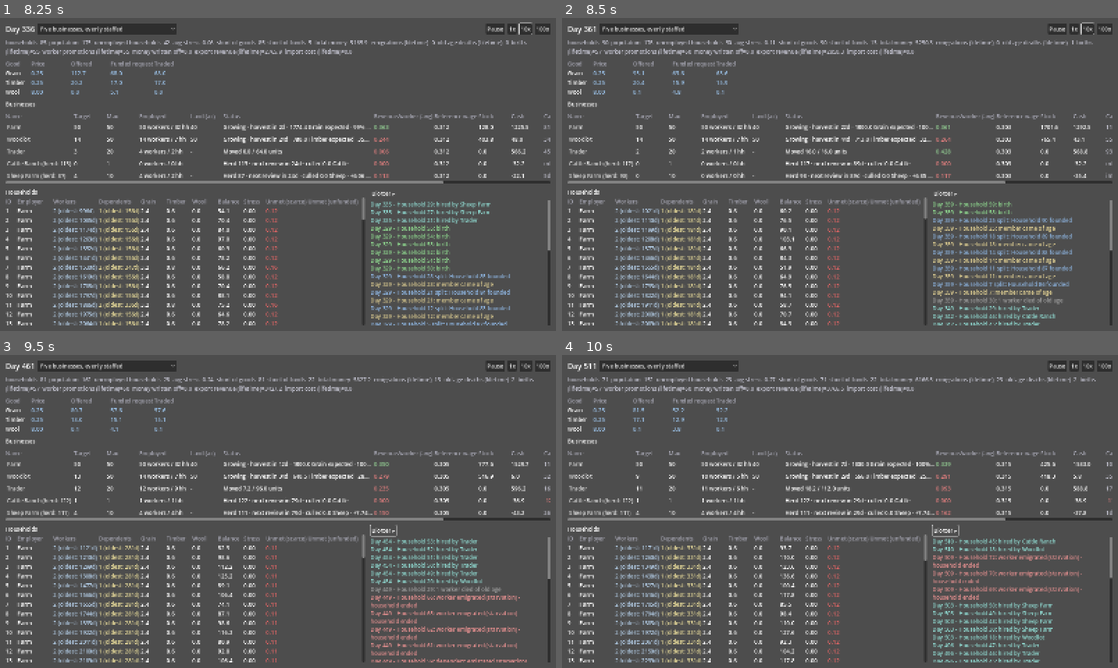
Above: before the commit, frames 1-4 (two rows, left to right).
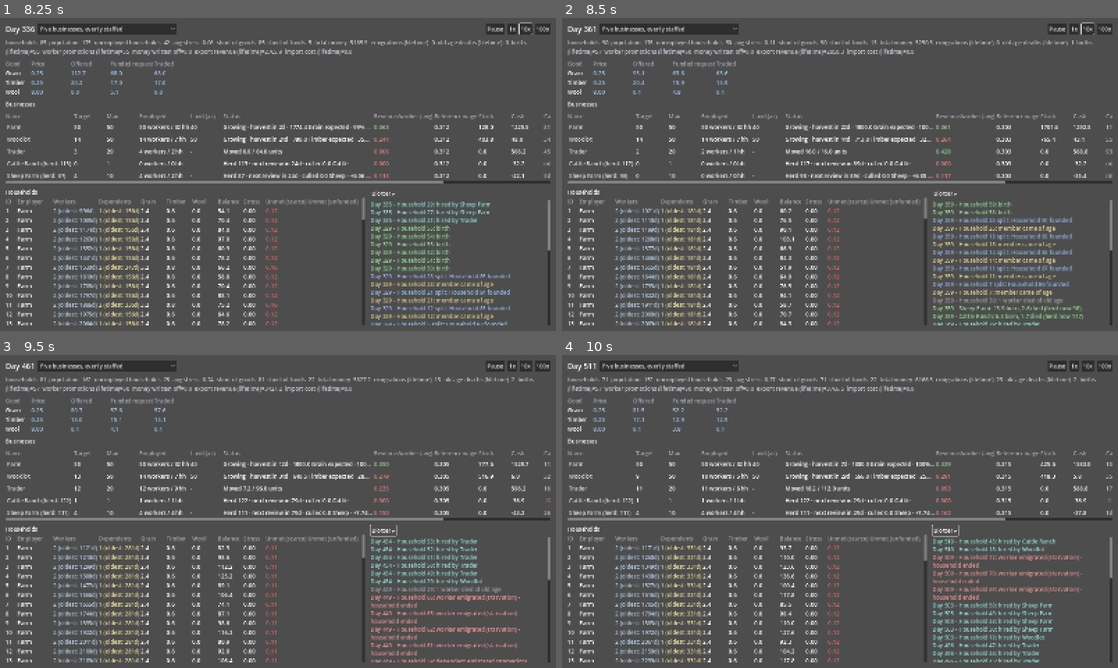
Above: after the commit, the same moments.

Repository: forsman5/sitka
Game: Godot game, scene res://scenes/ui/main_menu.tscn
Two runs of this game, one before a commit and one after it. Both use one fixed random seed, a clock stepped at 60 frames per second and the inputs below.
Inputs (mouse positions are in pixels of both pictures, inside the frame that each line leads up to):
- Up to frame 1 (8.25 s): click "Household Economy Simulation" at 0.5 s; click "Five businesses, evenly staff…" at 1.25 s; click "1x" at 2 s; tap Enter at 2.75 s; move the mouse to (400, 158) at 2.77 s; hold Right (ui_right) 2.78-3.5 s; hold Q 2.78-3.5 s; click (400, 158) at 2.92 s; click "10x" at 3.5 s; drag from (166, 190) to (250, 237) at 4.27 s; click "100x" at 5 s; move the mouse to (333, 105) at 5.77 s; hold Right (ui_right) 5.78-6.5 s; hold Alt 5.78-6.5 s; drag from (250, 237) to (111, 127) at 6.52 s; move the mouse to (444, 221) at 7.27 s; hold Left (ui_left) 7.28-8 s; hold Shift 7.28-8 s; drag from (111, 127) to (194, 96) at 8.02 s
- Up to frame 2 (8.5 s): no input
- Up to frame 3 (9.5 s): move the mouse to (305, 511) at 8.77 s; hold Down (ui_down) from 8.78 s (still down); hold E from 8.78 s (still down); click (305, 511) at 8.92 s
- Up to frame 4 (10 s): release Down (ui_down) at 9.5 s; release E at 9.5 s; drag from (756, 433) to (728, 527) at 9.52 s

Frame 1 is identical in both runs. In frame 2, 0.5% of the frame differs, in the area x 66-94%, y 92-99%; in frame 3, less than 0.1%; in frame 4, nothing differs.

Commit message:
Add per-ranch herd event list (births, culls, hardship sales) to the detail view
Co-Authored-By: Claude Sonnet 5.5 <noreply@anthropic.com>

Diff:
--- a/scripts/sim/household_economy/he_dashboard.gd
+++ b/scripts/sim/household_economy/he_dashboard.gd
@@ -58,6 +58,8 @@
 var _business_detail_title: Label
 var _business_detail_sparkline: HESparkline
 var _business_detail_grid: GridContainer
+var _business_detail_herd_events_section: VBoxContainer
+var _business_detail_herd_events_display: RichTextLabel
 var _business_detail_transaction_section: VBoxContainer
 var _business_detail_transaction_grid: GridContainer
 var _business_detail_transaction_empty: Label
@@ -304,6 +306,20 @@
 	_business_detail_transaction_grid = GridContainer.new()
 	_business_detail_transaction_grid.columns = 5
 	_business_detail_transaction_section.add_child(_business_detail_transaction_grid)
+
+	# Built once, shown for whichever herd business is selected (Cattle Ranch
+	# and Sheep Farm both) -- lines come from _format_event, same as the blotter.
+	_business_detail_herd_events_section = VBoxContainer.new()
+	detail_content.add_child(_business_detail_herd_events_section)
+	var herd_events_title := Label.new()
+	herd_events_title.text = "Herd events (births, culls, hardship sales)"
+	herd_events_title.add_theme_font_size_override("font_size", 14)
+	_business_detail_herd_events_section.add_child(herd_events_title)
+	_business_detail_herd_events_display = RichTextLabel.new()
+	_business_detail_herd_events_display.bbcode_enabled = true
+	_business_detail_herd_events_display.fit_content = true
+	_business_detail_herd_events_display.scroll_active = false
+	_business_detail_herd_events_section.add_child(_business_detail_herd_events_display)
 
 	var employees_label := Label.new()
 	employees_label.text = "Employees"
@@ -452,6 +468,17 @@
 	for i in fields.size():
 		var f: Dictionary = fields[i]
 		_add_detail_row("Field %d" % (i + 1), "%.0f ac, day %d/%d" % [f["area"], f["days_growing"], f["growth_days"]])
+
+	_business_detail_herd_events_section.visible = report.has("herd_events")
+	if _business_detail_herd_events_section.visible:
+		var herd_events: Array = report["herd_events"]
+		if herd_events.is_empty():
+			_business_detail_herd_events_display.text = "[i]No herd events yet.[/i]"
+		else:
+			var herd_lines: Array[String] = []
+			for i in range(herd_events.size() - 1, -1, -1):
+				herd_lines.append(_format_event(herd_events[i]))
+			_business_detail_herd_events_display.text = "\n".join(herd_lines)
 
 	_business_detail_transaction_section.visible = report["kind"] == "trader"
 	if _business_detail_transaction_section.visible:
@@ -882,6 +909,13 @@
 		"job":
 			var employer: String = _business_names.get(event["business_id"], "Business #%d" % event["business_id"])
 			return "[color=#8fd9d0]Day %d - Household %d: hired by %s[/color]" % [day, event["household_id"], employer]
+		"herd_birth":
+			var ranch: String = _business_names.get(event["business_id"], "Business #%d" % event["business_id"])
+			var condition := "" if event["fed"] else " (overgrazed)"
+			return "[color=#8fd98f]Day %d - %s: %.1f born, %.1f died%s (herd now %.0f)[/color]" % [day, ranch, event["born"], event["died"], condition, event["herd_after"]]
+		"herd_cull":
+			var culling_ranch: String = _business_names.get(event["business_id"], "Business #%d" % event["business_id"])
+			return "[color=#d9c98f]Day %d - %s: culled %.1f head for sale (herd now %.0f)[/color]" % [day, culling_ranch, event["head"], event["herd_after"]]
 		"hardship_butcher":
 			var owner_name: String = _business_names.get(event["business_id"], "Business #%d" % event["business_id"])
 			return "[color=#e0b080]Day %d - %s: hardship butchering, sold %.1f head for %.1f to cover a %.1f wage shortfall (herd now %.0f)[/color]" % [
--- a/scripts/sim/household_economy/he_simulation.gd
+++ b/scripts/sim/household_economy/he_simulation.gd
@@ -351,6 +351,8 @@
 ## player to scan -- unlike _history, nothing aggregates over it, so it's
 ## kept far shorter.
 const EVENT_LOG_MAX := 200
+## Per-ranch history kept on HEBusiness.herd_events (see its doc comment).
+const HERD_EVENT_HISTORY_MAX := 60
 
 var settlements: Dictionary[int, HESettlement] = {}
 var households: Dictionary[int, HEHousehold] = {}
@@ -568,6 +570,7 @@
 			report["wool_stock"] = b.stock(Commodity.Type.WOOL) if b.species == HEBusiness.Species.SHEEP else 0.0
 			report["last_wool_produced"] = b.last_wool_produced
 			report["last_hardship_butchered"] = b.last_hardship_butchered
+			report["herd_events"] = b.herd_events.duplicate(true)
 		else:
 			var output_commodity := b.output_commodity()
 			report["recipe_id"] = b.recipe.id
@@ -971,7 +974,7 @@
 	# firing on a staffed Cattle Ranch).
 	record["export_revenue"] += proceeds
 	_export_revenue_total += proceeds
-	_log_event("hardship_butcher", {
+	_log_herd_event(b, "hardship_butcher", {
 		"business_id": b.id, "head": butchered, "proceeds": proceeds,
 		"shortfall": cash_shortfall, "herd_after": b.herd_size,
 	})
@@ -1884,7 +1887,11 @@
 		# up the gap (see SETTLEMENT_GRAZING_LAND's doc comment).
 		var fed := b.herd_size <= max_herd_by_land
 		var loss_rate: float = HERD_LOSS_RATE_FED[b.species] if fed else HERD_LOSS_RATE_NEGLECTED[b.species]
-		b.herd_size = clampf(b.herd_size * (1.0 + HERD_GROWTH_RATE[b.species] * HERD_GROWTH_RATE_MULTIPLIER - loss_rate), 0.0, max_herd_by_land)
+		var herd_before: float = b.herd_size
+		var born: float = herd_before * HERD_GROWTH_RATE[b.species] * HERD_GROWTH_RATE_MULTIPLIER
+		var died: float = herd_before * loss_rate
+		b.herd_size = clampf(herd_before + born - died, 0.0, max_herd_by_land)
+		_log_herd_event(b, "herd_birth", {"born": born, "died": died, "fed": fed, "herd_after": b.herd_size})
 
 		b.last_wool_produced = 0.0
 		if b.species == HEBusiness.Species.SHEEP:
@@ -1904,6 +1911,7 @@
 			b.last_culled[commodity] = excess
 			b.last_actual_units = excess
 			_accumulate(record["produced"], Commodity.name_of(commodity), excess)
+			_log_herd_event(b, "herd_cull", {"head": excess, "herd_after": b.herd_size})
 
 		land_claimed[b.settlement_id] = claimed_by_others + b.herd_size * land_per_head
 
@@ -1920,6 +1928,17 @@
 	_event_log.append(entry)
 	if _event_log.size() > EVENT_LOG_MAX:
 		_event_log.pop_front()
+
+## One entry point for every ranch event: appended to the ranch's own
+## bounded history (shown in its detail view) AND to the shared blotter,
+## tagged with business_id either way so one formatter serves both.
+func _log_herd_event(b: HEBusiness, type: String, data: Dictionary) -> void:
+	var payload := data.duplicate()
+	payload["business_id"] = b.id
+	_log_event(type, payload)
+	b.herd_events.append(_event_log.back().duplicate())
+	if b.herd_events.size() > HERD_EVENT_HISTORY_MAX:
+		b.herd_events.pop_front()
 
 ## Resolves whichever business sells `commodity` locally -- a PRODUCTION
 ## business's one recipe output, or (WOOL only) whichever Sheep Farm holds
--- a/scripts/sim/household_economy/records/he_business.gd
+++ b/scripts/sim/household_economy/records/he_business.gd
@@ -90,6 +90,12 @@
 ## _hardship_butcher_if_needed to cover a wage shortfall the ranch's own
 ## cash couldn't. 0.0 on any ordinary day.
 var last_hardship_butchered: float = 0.0
+## Kind.HERD only: this ranch's own recent births / culls / hardship sales,
+## oldest first, bounded by he_simulation.gd's HERD_EVENT_HISTORY_MAX. Kept
+## per business (not just in the shared blotter) because the blotter's
+## 200-entry ring fills with household chatter long before a ranch's rare
+## events would age out of a per-business detail view.
+var herd_events: Array[Dictionary] = []
 
 ## Land-based PRODUCTION businesses (Farm, Woodlot) only -- see
 ## configure_land()/uses_field_model(). Zero/empty for Kind.TRADER and for
